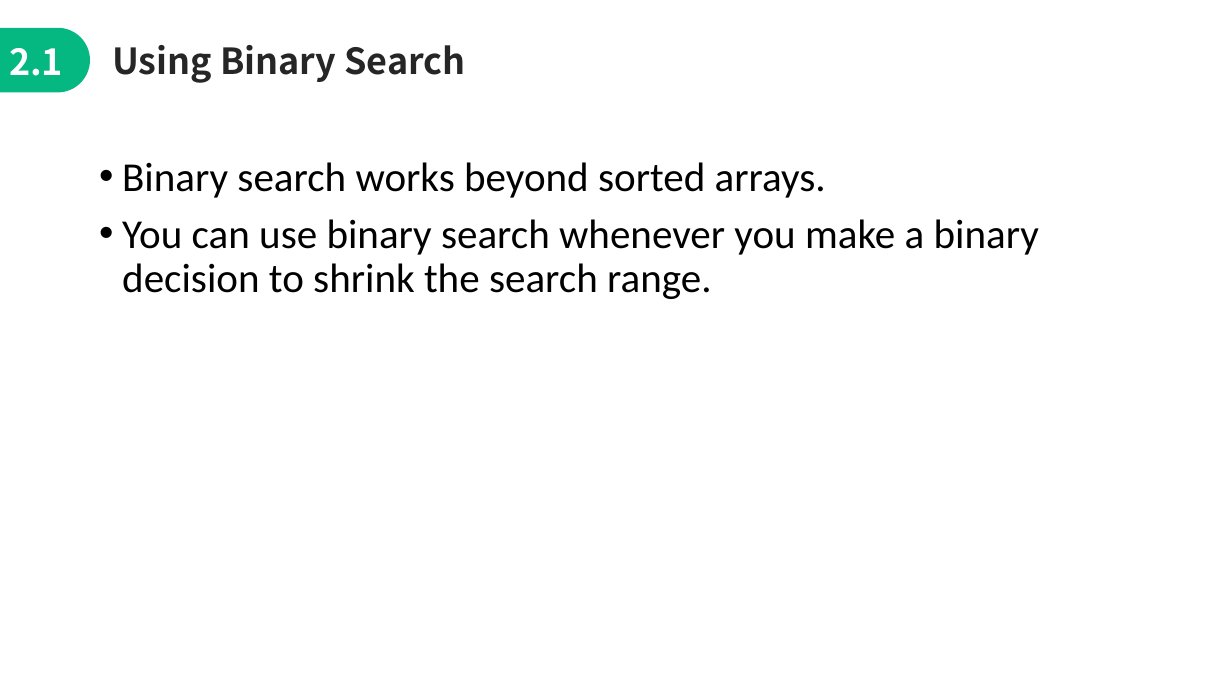
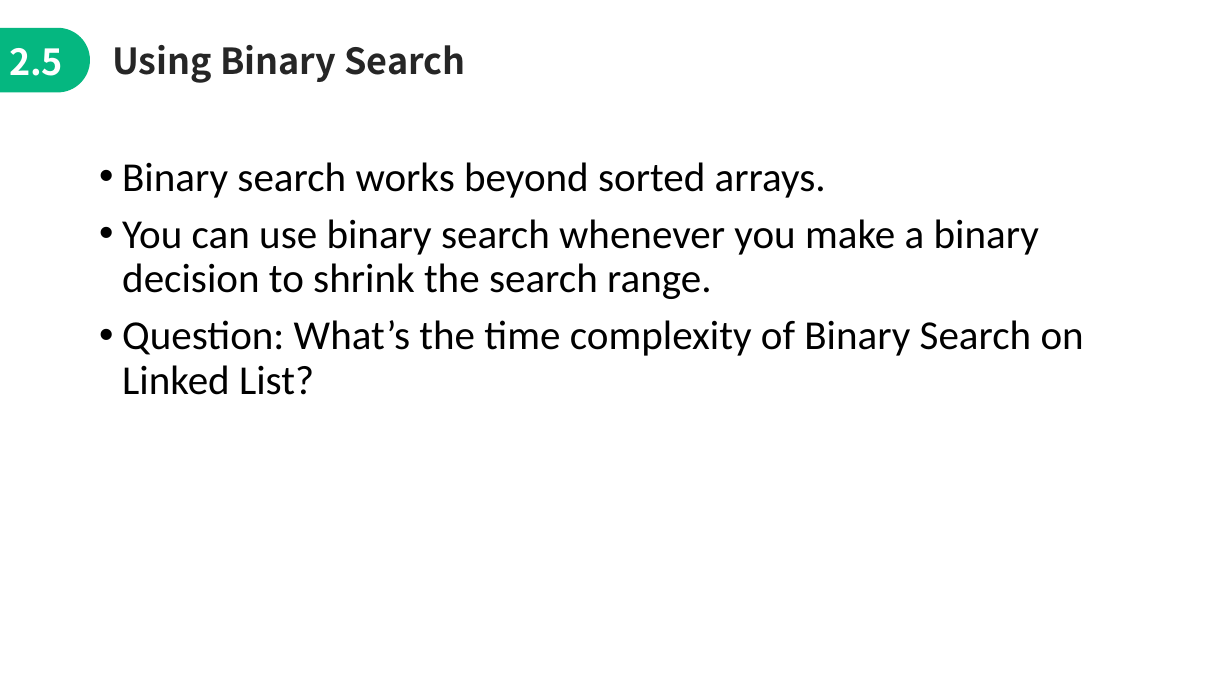
Before and after one commit to jimmyyih518/DSA2022Fall, a slide deck: slide 12 of week6/week6_slides.pptx. Drawn at 1232x693 pixels with LibreOffice and Linux fonts; fonts in the diff are those of the drawing. Boxes give left, top, right and bottom in pixels: in the first picture for what was removed or moved away, otherwise in the second. Text is boxed around its words. In the diff, an @@ line names an element or a change of style, - is before the commit and + after.

```diff
--- a/week6/week6_slides.pptx
+++ b/week6/week6_slides.pptx
@@ text at [9, 48, 63, 76]: text changed @@
-2.1
+2.5
@@ text at [122, 320, 1084, 395]: paragraph added @@
+• Question: What’s the time complexity of Binary Search on Linked List?
```
Also in this commit, not shown: 16 other slides changed, 3 other files.
